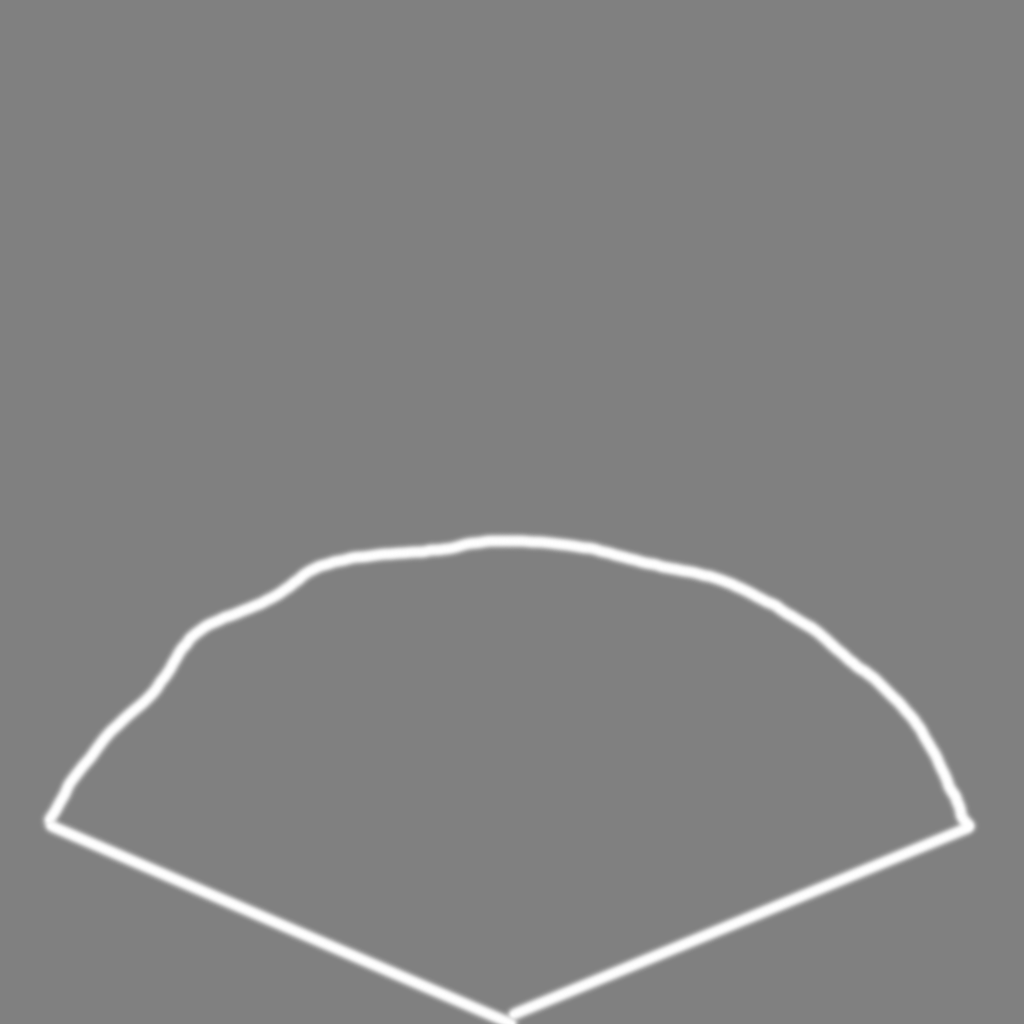
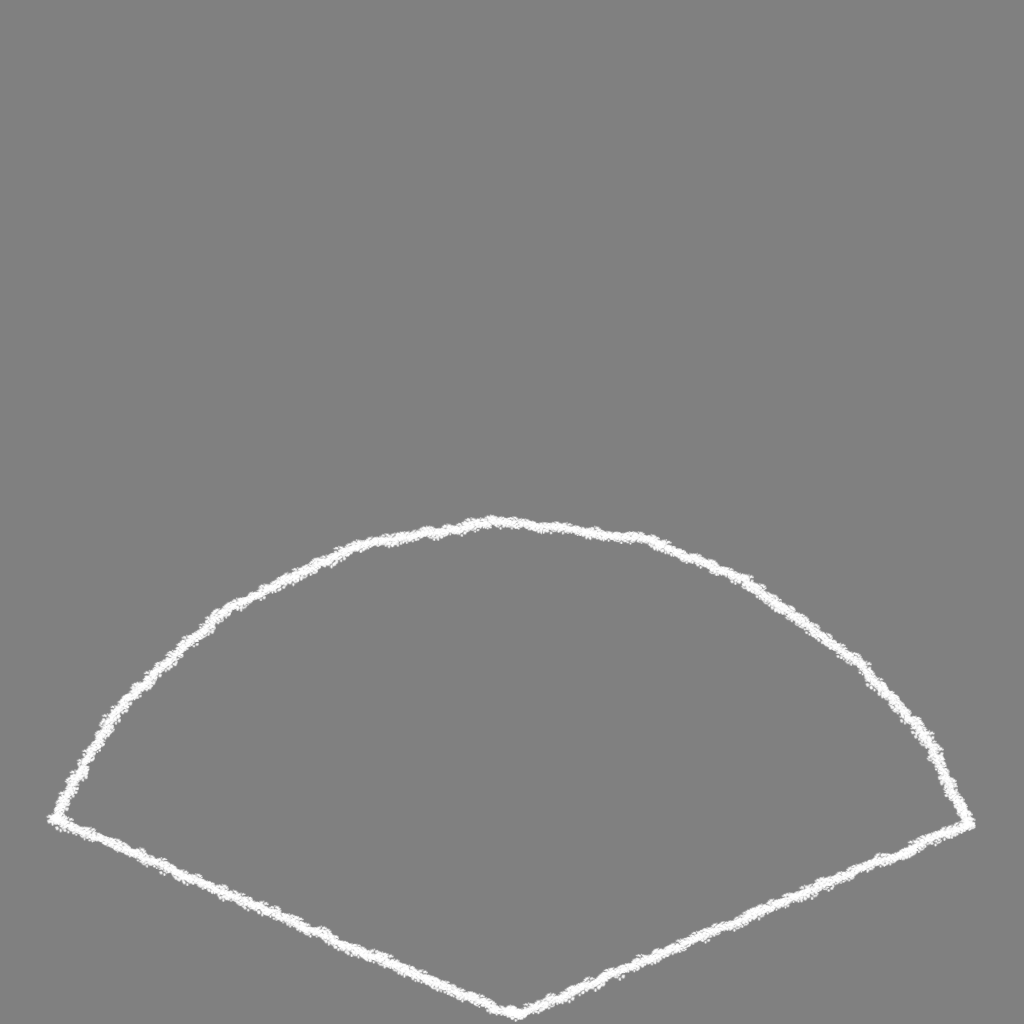
Layered file, before and after one edit (1024×1024). Changes by layer:
painted on "Layer 2" over bbox(39, 514, 980, 1024)
